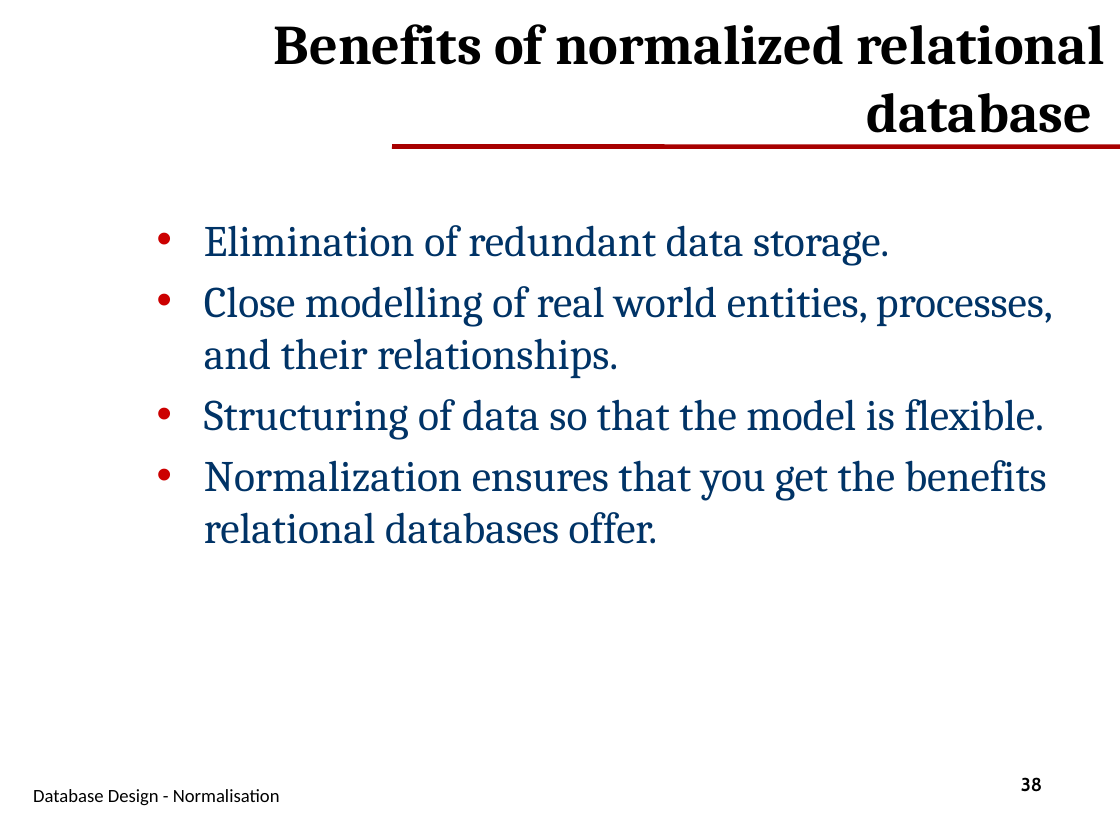
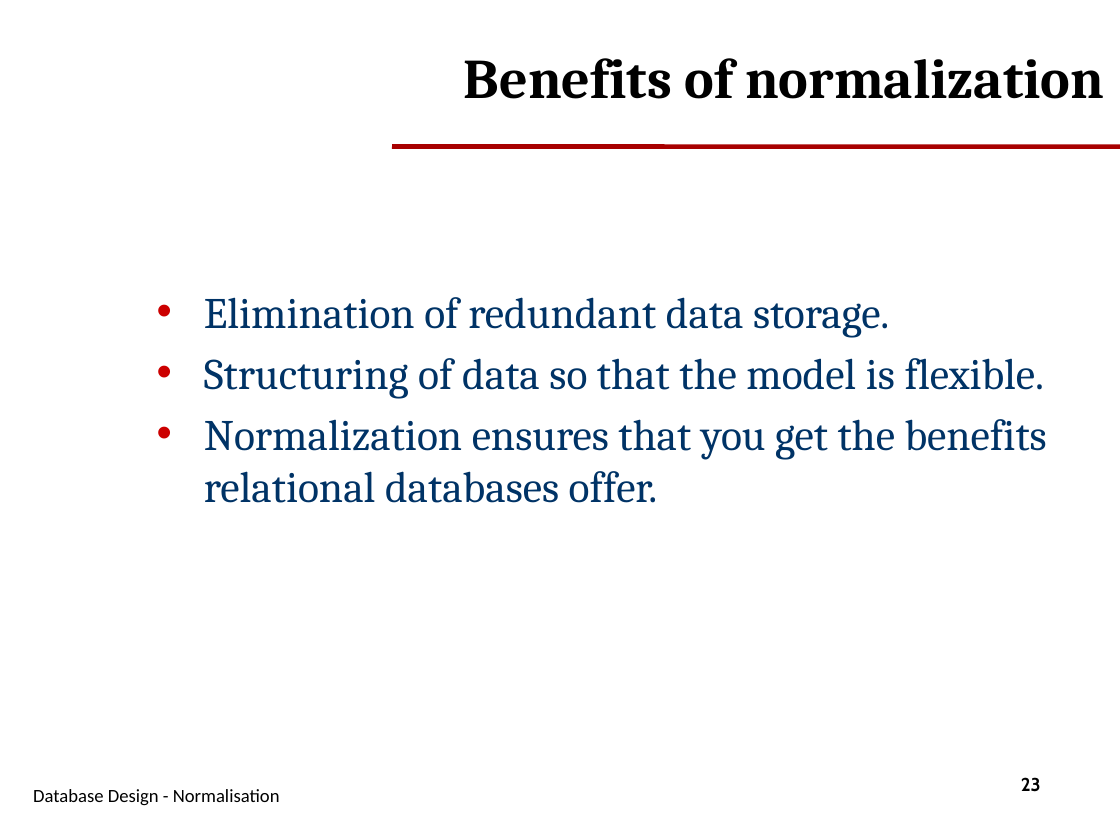
Before and after one commit to GangminLi/GangminLi.github.io, a slide deck: slide 23 of slides/cis108-6/Slides 3.2 - Database Design Normalisation.pptx (slide 38 before the commit). Drawn at 1120x840 pixels with LibreOffice and Linux fonts; fonts in the diff are those of the drawing; background and template pictures are left out. Boxes give left, top, right and bottom in pixels: in the first picture for what was removed or moved away, otherwise in the second. Text is boxed around its words. In the diff, an @@ line names an element or a change of style, - is before the commit and + after.

Commit message:
add slides CIS108-6

```diff
--- a/slides/cis108-6/Slides 3.2 - Database Design Normalisation.pptx
+++ b/slides/cis108-6/Slides 3.2 - Database Design Normalisation.pptx
@@ title at [464,58,1104,99]: text changed @@
-Benefits of normalized relational database
+Benefits of normalization
@@ text "Elimination of redundant data storage.": place and size @@
-text "Elimination of redundant data storage." at [204,225,1053,544]
+text "Elimination of redundant data storage." at [204,297,1047,503]
@@ text at [204,286,1053,378]: paragraph removed @@
-• Close modelling of real world entities, processes, and their relationships.
@@ page number at [1021,777,1041,792]: text changed @@
-38
+23
```
Also in this commit, not shown: 9 other slides changed, 1 slide added, 17 slides removed, 12 other files.
